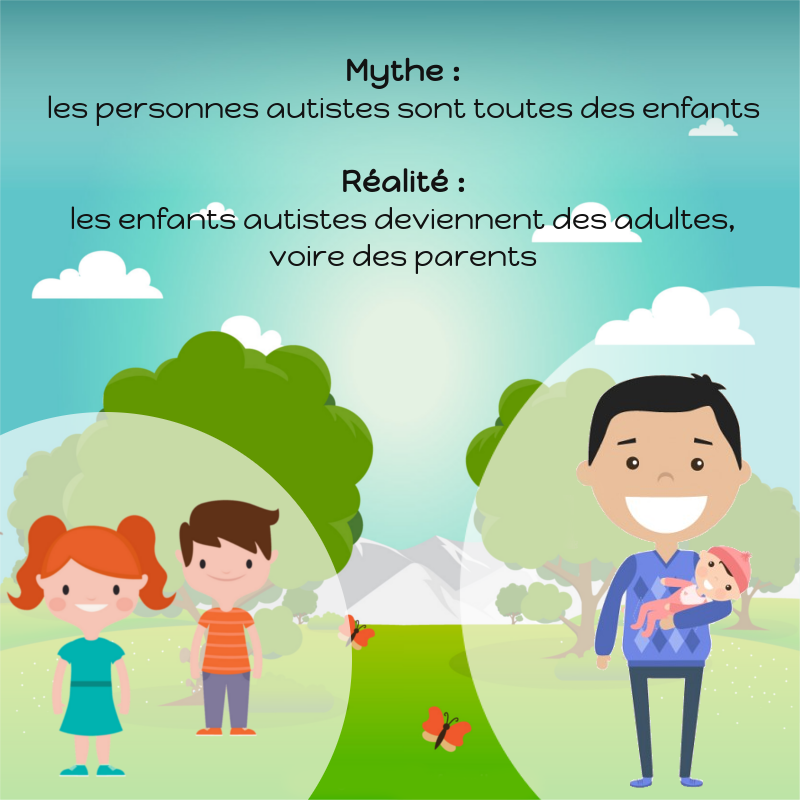
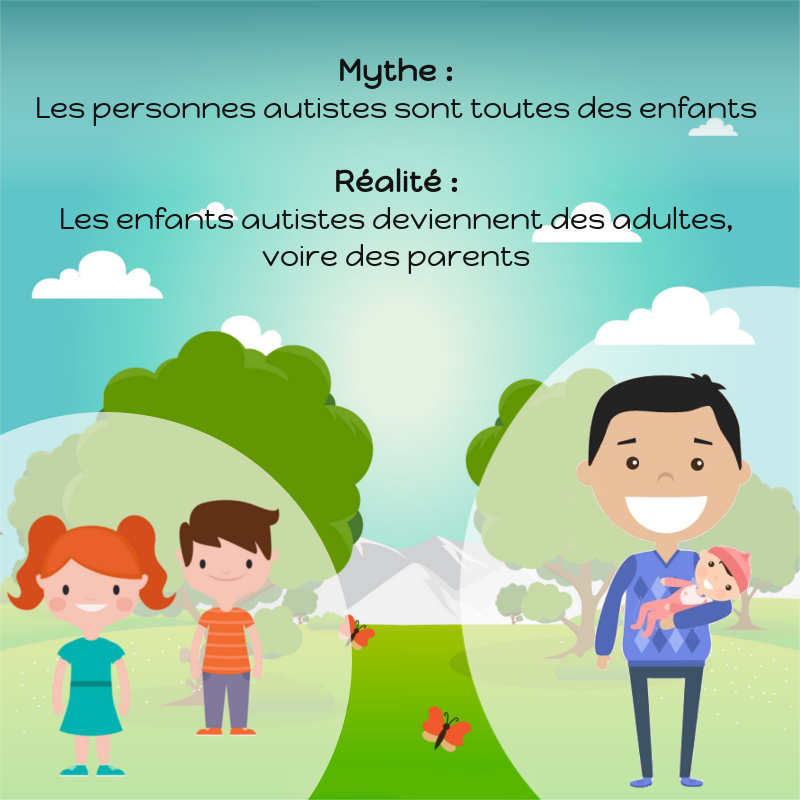
Comparing the layer stacks of the two w=800, h=800 images. Changes:
painted on "Mythe : ..." over <box>37,57,760,274</box>
